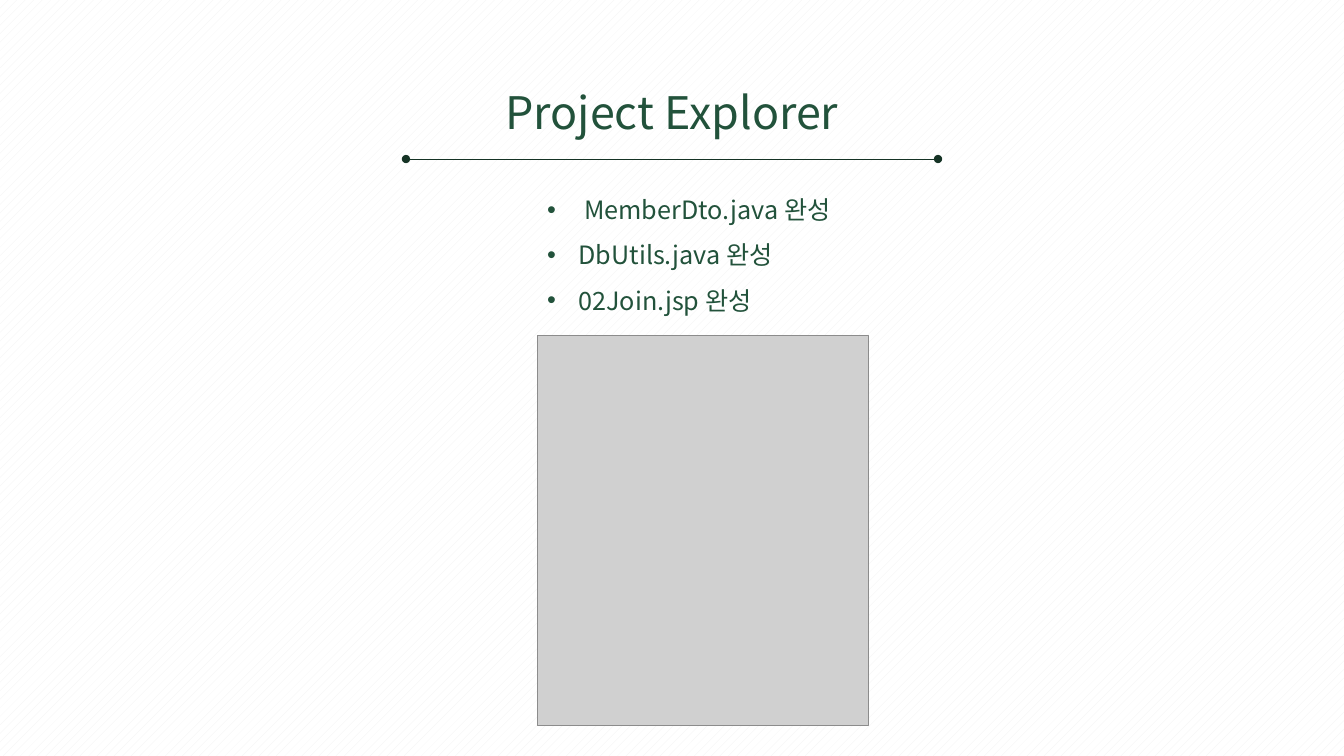
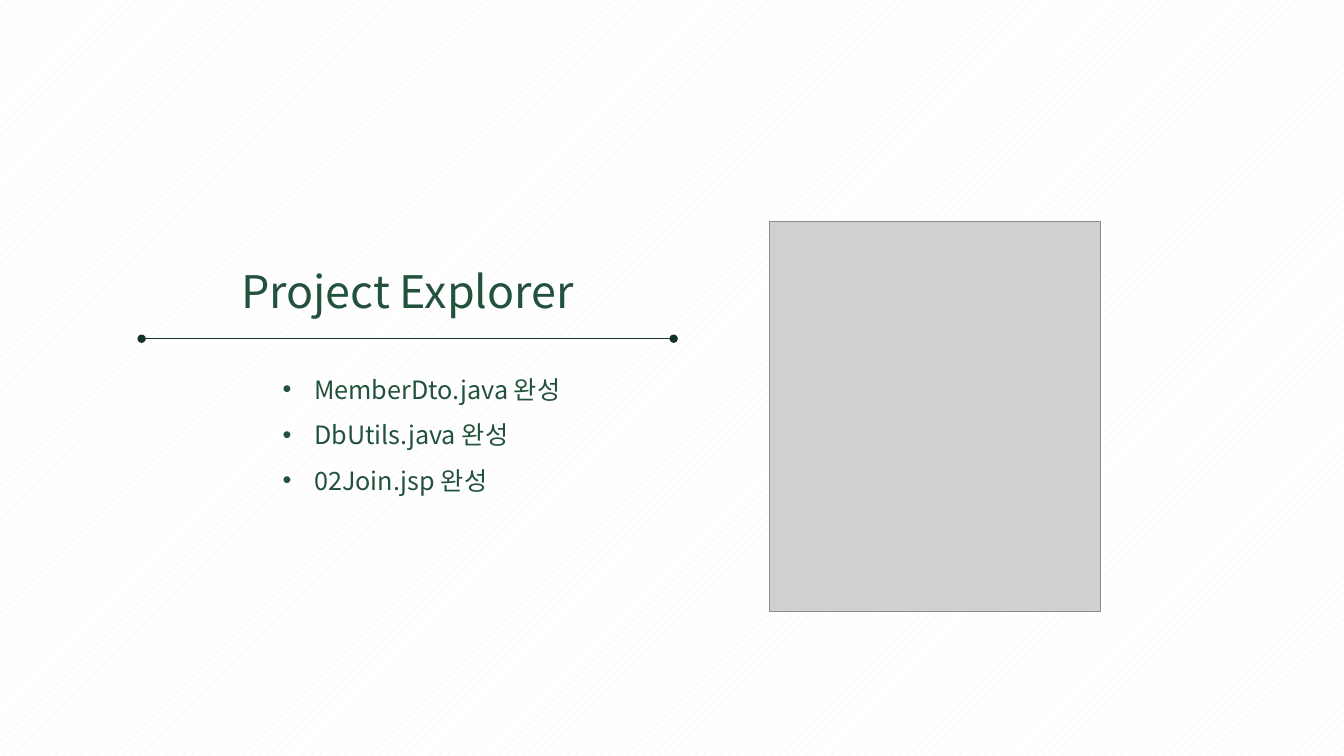
Before and after one commit to rombird/LEELEELIM, a slide deck: slide 3 of 서버프로그램 구현.pptx. Drawn at 1344x756 pixels with LibreOffice and Linux fonts; fonts in the diff are those of the drawing; grey boxes stand for pictures. Boxes give left, top, right and bottom in pixels: in the first picture for what was removed or moved away, otherwise in the second. Text is boxed around its words. In the diff, an @@ line names an element or a change of style, - is before the commit and + after.

```diff
--- a/서버프로그램 구현.pptx
+++ b/서버프로그램 구현.pptx
@@ picture: place and size @@
-picture at [537, 336, 868, 727]
+picture at [770, 221, 1101, 612]
@@ 2 texts, 1 double arrow: place and size @@
-2 texts, 1 double arrow at [406, 93, 939, 316]
+2 texts, 1 double arrow at [141, 272, 674, 496]
```
Also in this commit, not shown: 12 other slides changed, 2 slides added.
